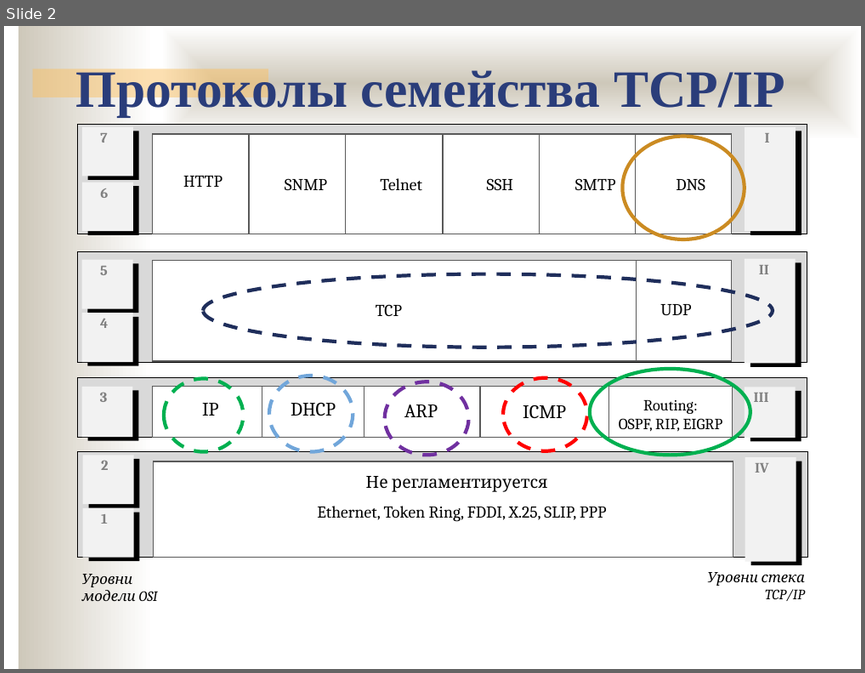
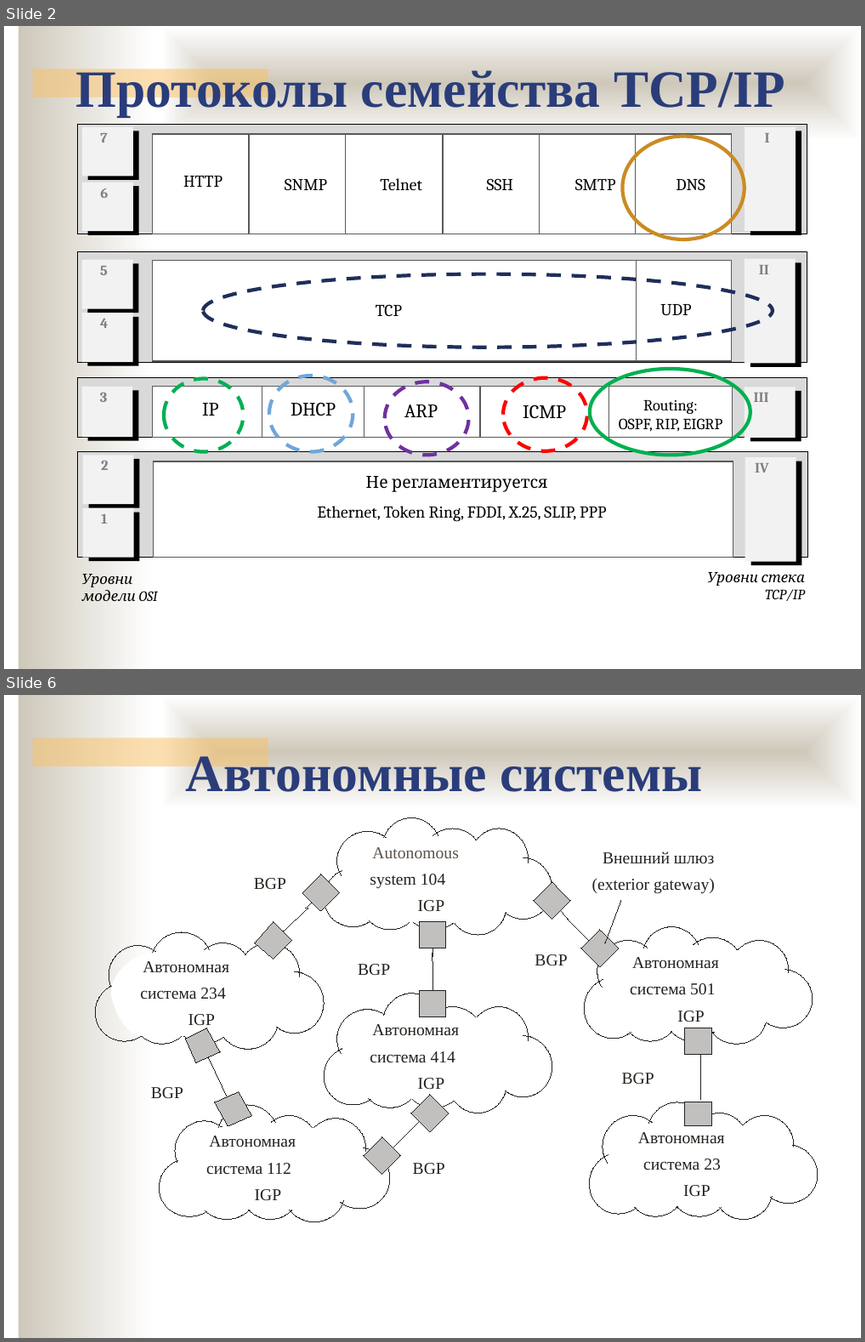
Before and after one commit to ukoloff/nets, a slide deck: lecture/12.pptx. Shown one above the other, each under a label of ours: slide 2 before the commit, slides 2 and 6 after it; the slides between them are not shown. The pictures are 865x673 and 865x1342 pixels, drawn with LibreOffice and Linux fonts; fonts in the diff are those of the drawing; background and template pictures are left out. Boxes give left, top, right and bottom in pixels: in the first picture for what was removed or moved away, otherwise in the second. Text is boxed around its words. In the diff, an @@ line names an element or a change of style, - is before the commit and + after.

```diff
--- a/lecture/12.pptx
+++ b/lecture/12.pptx
@@ slide 6 added at <box>4,695,861,1338</box>, background #FFFFFF; not listed: 3 template elements that a slide beside it also shows @@
@@ text added at <box>186,750,703,801</box>, 44 pt, text #2A3D7A, bold @@
+Автономные системы
@@ group added at <box>95,817,817,1222</box>: 54 ellipses, 28 freeform shapes, 26 texts, 11 lines, 8 rectangles @@
+Autonomous
+system 104
+IGP
+Автономная
+система 501
+IGP
+Автономная
+система 414
+IGP
+Автономная
+система 112
+IGP
+Автономная
+система 234
+IGP
+Автономная
+система 23
+IGP
+BGP
+BGP
+BGP
+BGP
+BGP
+BGP
+Внешний шлюз
+(exterior gateway)
```
Also in this commit, not shown: 27 other slides added.
